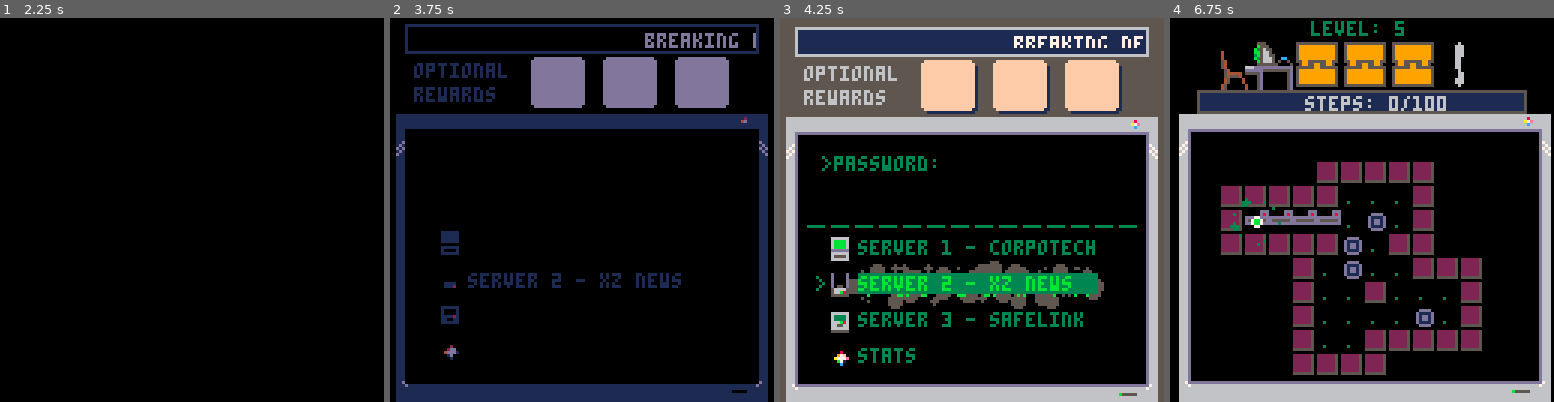
Above: before the commit, frames 1-4 (left to right).
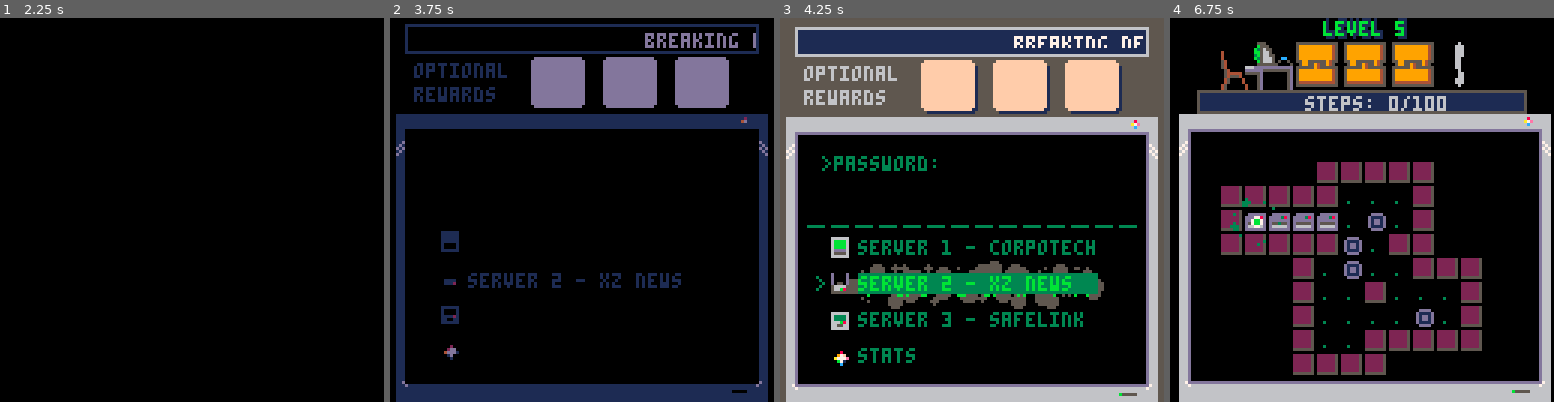
Above: after the commit, the same moments.

Repository: jacobneal65/sokovirus-pico8
Game: PICO-8 cartridge sokovirus1.2.p8
The game is run twice, just before and just after one commit, with the same random seed, the same clock (stepped at 60 frames per second) and the same inputs.
Inputs:
- Up to frame 1 (2.25 s): tap X (X key) at 0.33, 1.07, 1.85 s; tap O (Z key) at 0.7, 1.7, 2.1 s; hold Right 1.6-2.1 s; hold Up from 2.15 s (still down)
- Up to frame 2 (3.75 s): release Up at 2.42 s; hold Right 2.47-3.03 s; tap O (Z key) every 0.4 s from 2.5 to 3.7 s; tap X (X key) at 2.97 s; hold Left 3.08-3.58 s; hold Down from 3.63 s (still down)
- Up to frame 3 (4.25 s): release Down at 3.97 s; hold Right from 4.02 s (still down); tap X (X key) at 4.08 s; tap O (Z key) at 4.1 s
- Up to frame 4 (6.75 s): tap O (Z key) every 0.4 s from 4.5 to 6.5 s; release Right at 4.68 s; hold Up 4.73-5.03 s; hold Left 5.08-5.68 s; tap X (X key) at 5.2, 6.32 s; hold Down 5.73-6.03 s; hold Right 6.08-6.58 s; hold Right from 6.63 s (still down)

Frame 1 is identical in both runs. In frame 2, 0.2% of the frame differs, in the area x 13-18%, y 58-71%; in frame 3, 0.3%; in frame 4, 2.2%, in the area x 19-68%, y 0-56%.

Commit message:
1.2 update

Diff:
--- a/sokovirus1.2.p8
+++ b/sokovirus1.2.p8
@@ -17,7 +17,7 @@
 	completedworlds={0,0,0}
 	acheivement={0,0,0}
 	menustars={0,0,0}
-
+	debug={""}
 	steps={0,0,0,0,0,0,0,0,0,0,0,0}
 	beststeps={0,0,0,0,0,0,0,0,0,0,0,0}
 	totalsteps=0
@@ -56,7 +56,7 @@
 	--game timer
 	t=0
 	fadeperc=1
-	debug={}
+
 	cam_x,cam_y=0,0
 	p_x,p_y=22,10
 	level=1
@@ -261,6 +261,7 @@
 	add_grid(37,43,6,4,10*8,7*8,2,2)
 
 	--circle for gold virus
+	circfill(8*8+1,11*8+1,14,1)--outer circle
 	circfill(8*8,11*8,14,11)--outer circle
 	circfill(8*8,11*8,12,3)--inner circle
 
@@ -310,15 +311,17 @@
 	end
 	--save steps data
 	for i=1,12 do
-		if mode == 1 then
-			dset(i+5,steps[i])--start at 6-17
-		end
-		if beststeps[i]==0 then
-			beststeps[i]=steps[i]
-			dset(i+18,steps[i])--save best steps
-		elseif beststeps[i]>steps[i] and steps[i]>0 then
-			beststeps[i]=steps[i]
-			dset(i+18,steps[i])--save best steps
+		if steps[i]>0 then
+			if mode==0 then
+				dset(i+5,steps[i])--start at 6-17
+			end
+			if beststeps[i]==0 then
+				beststeps[i]=steps[i]
+				dset(i+18,steps[i])--save best steps
+			elseif beststeps[i]>steps[i] then
+				beststeps[i]=steps[i]
+				dset(i+18,steps[i])--save best steps
+			end
 		end
 	end
 	dset(18,totalsteps)
@@ -327,7 +330,6 @@
 function clearcart()
 	for i=0,33 do
 		dset(i,0)--reset cart data
-		--keep steps and beststeps
 	end
 	extcmd("reset")
 end
@@ -351,7 +353,8 @@
 	do_btn_buffer(buttbuff)
 	buttbuff=-1
 	if checksolved() then
-		if mode==0 then
+		if mode==0 then--story
+
 			if level%4 == 0 then--end of world
 				if level<5 then
 					completedworlds[1]=1
@@ -377,7 +380,7 @@
 				savecart()
 				sfx(54)--end level
 			end
-		elseif mode == 1 then
+		elseif mode == 1 then--levels
 			fadeout(0.5)
 			savecart()
 			steps[level]=0--reset steps counter
@@ -583,7 +586,7 @@
 	end
 	--draw everything else in the game
 	drawdeskandlocks()
-	print("level: "..templvl,cam_x+46,cam_y+1,3)
+	oprint8("level "..templvl,cam_x+hcenter("level "..templvl),cam_y+1,11,1)
 	print("steps: "..steps[templvl].."/"..optsteps[templvl],cam_x+44,cam_y+26,6)
  	--RETURN TRANSPARENCY COLR
 	palt(0,true)
@@ -1485,7 +1488,7 @@
 
 	local _ts="total game steps: "..totalsteps
 	print(_ts,hcenter(_ts),40,3)
-	print("current run stats:",8,50,3)
+	print("current run:",hcenter("current run:"),50,3)
 
 
 	local lvl = 1
@@ -1511,7 +1514,7 @@
 
 		print(steptext,8,48+i*9*2,3)
 		lvl=lvl+4
-		completed = "★"
+		completed = "★ optimal!"
 	end
 	local _t = "press 🅾️ to exit"
 	print(_t,hcenter(_t),8*14,5)
Not shown, changed: 22 lines of the sprite sheet (__gfx__) section of sokovirus1.2.p8
